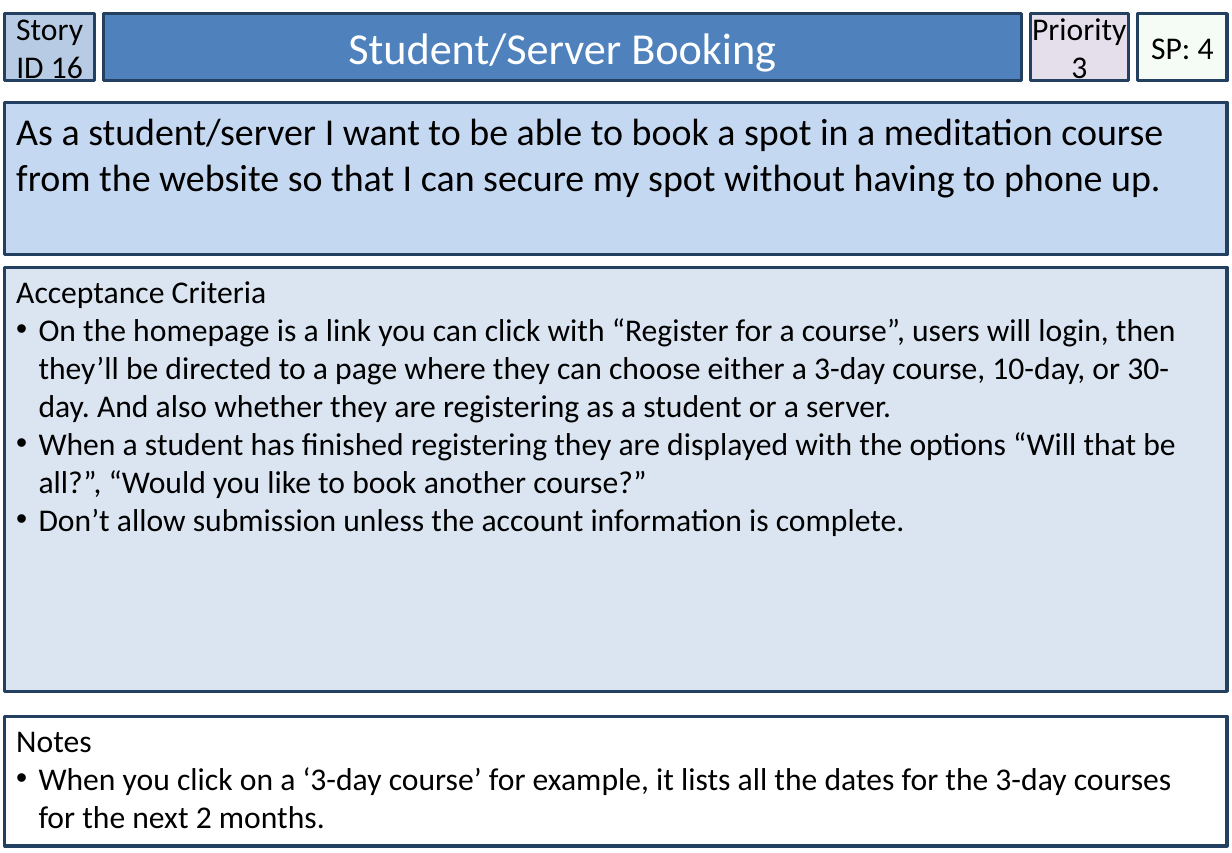
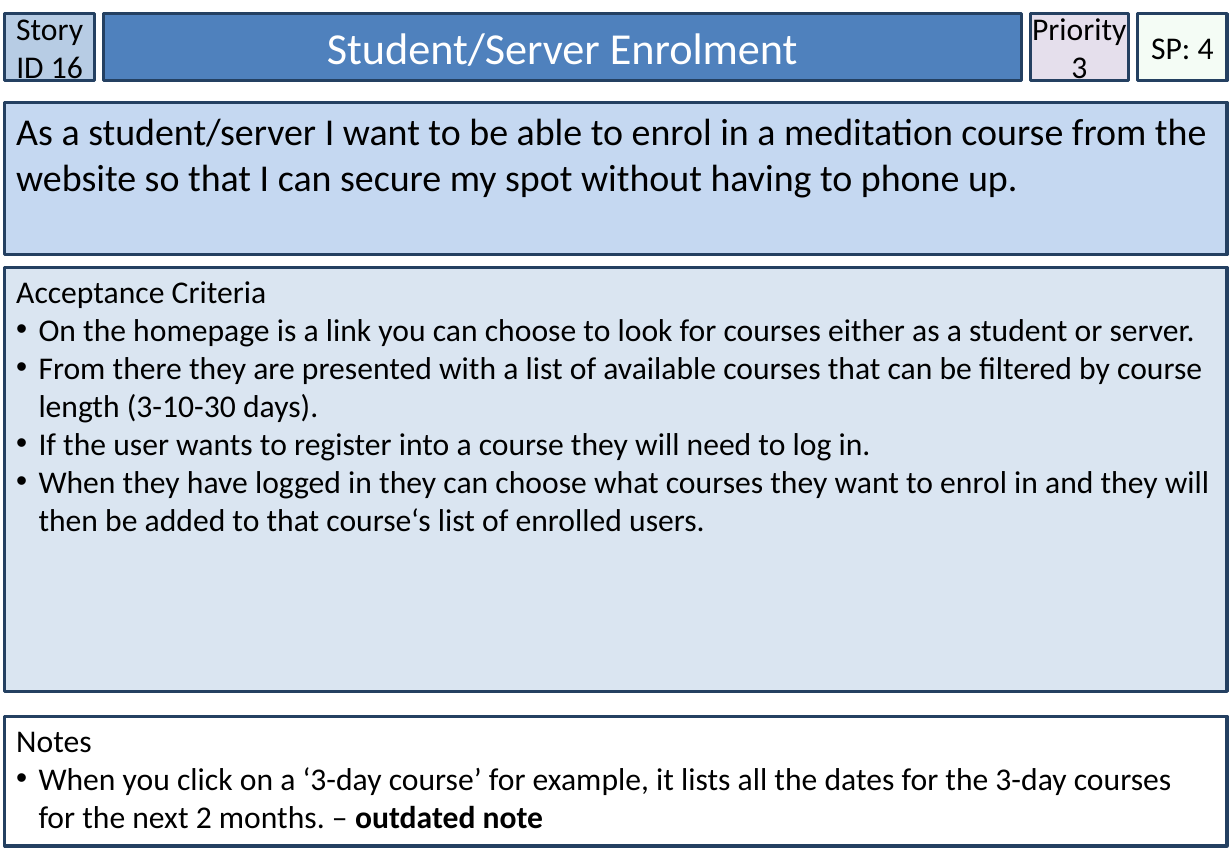
Before and after one commit to tross78/IFB299, a slide deck: slide 18 of User Stories.pptx (slide 16 before the commit). Drawn at 1232x853 pixels with LibreOffice and Linux fonts; fonts in the diff are those of the drawing. Boxes give left, top, right and bottom in pixels: in the first picture for what was removed or moved away, otherwise in the second. Text is boxed around its words. In the diff, an @@ line names an element or a change of style, - is before the commit and + after.

Commit message:
Updated Users Stories and Sprint Plan for Sprint #2 Adjustments.

```diff
--- a/User Stories.pptx
+++ b/User Stories.pptx
@@ text in rectangle at [327, 33, 798, 66]: text changed @@
-Student/Server Booking
+Student/Server Enrolment
@@ text in rectangle at [16, 118, 1206, 198]: text changed @@
-As a student/server I want to be able to book a spot in a meditation course from the website so that I can secure my spot without having to phone up.
+As a student/server I want to be able to enrol in a meditation course from the website so that I can secure my spot without having to phone up.
@@ text in rectangle at [39, 319, 1209, 532]: text changed @@
-• On the homepage is a link you can click with “Register for a course”, users will login, then they’ll be directed to a page where they can choose either a 3-day course, 10-day, or 30-day. And also whether they are registering as a student or a server.
-• When a student has finished registering they are displayed with the options “Will that be all?”, “Would you like to book another course?”
-• Don’t allow submission unless the account information is complete.
+• On the homepage is a link you can choose to look for courses either as a student or server.
+• From there they are presented with a list of available courses that can be filtered by course length (3-10-30 days).
+• If the user wants to register into a course they will need to log in.
+• When they have logged in they can choose what courses they want to enrol in and they will then be added to that course‘s list of enrolled users.
@@ text in rectangle at [39, 767, 1171, 829]: text changed @@
-• When you click on a ‘3-day course’ for example, it lists all the dates for the 3-day courses for the next 2 months.
+• When you click on a ‘3-day course’ for example, it lists all the dates for the 3-day courses for the next 2 months. – outdated note
```
Also in this commit, not shown: 9 other slides changed, 2 slides added, 1 slide removed, 1 other file.
